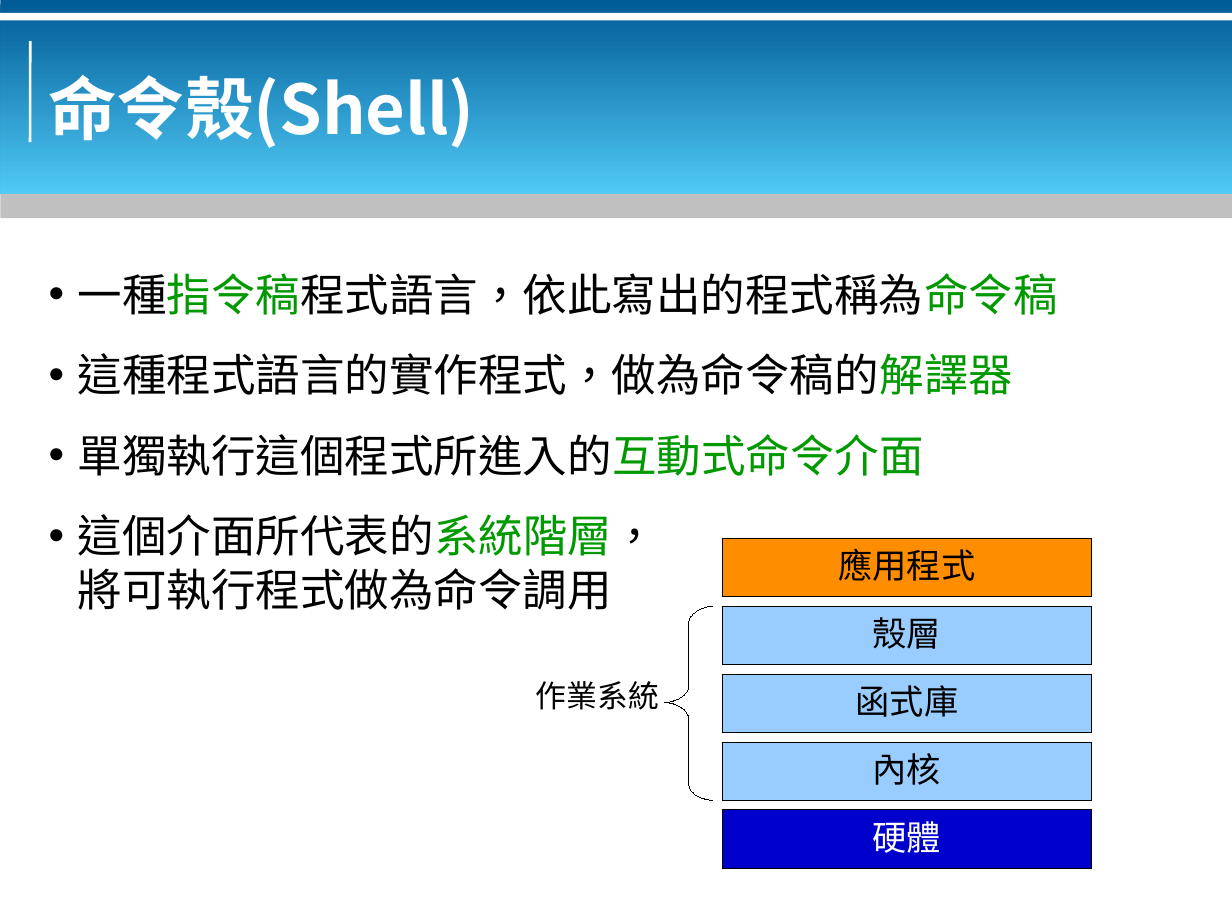
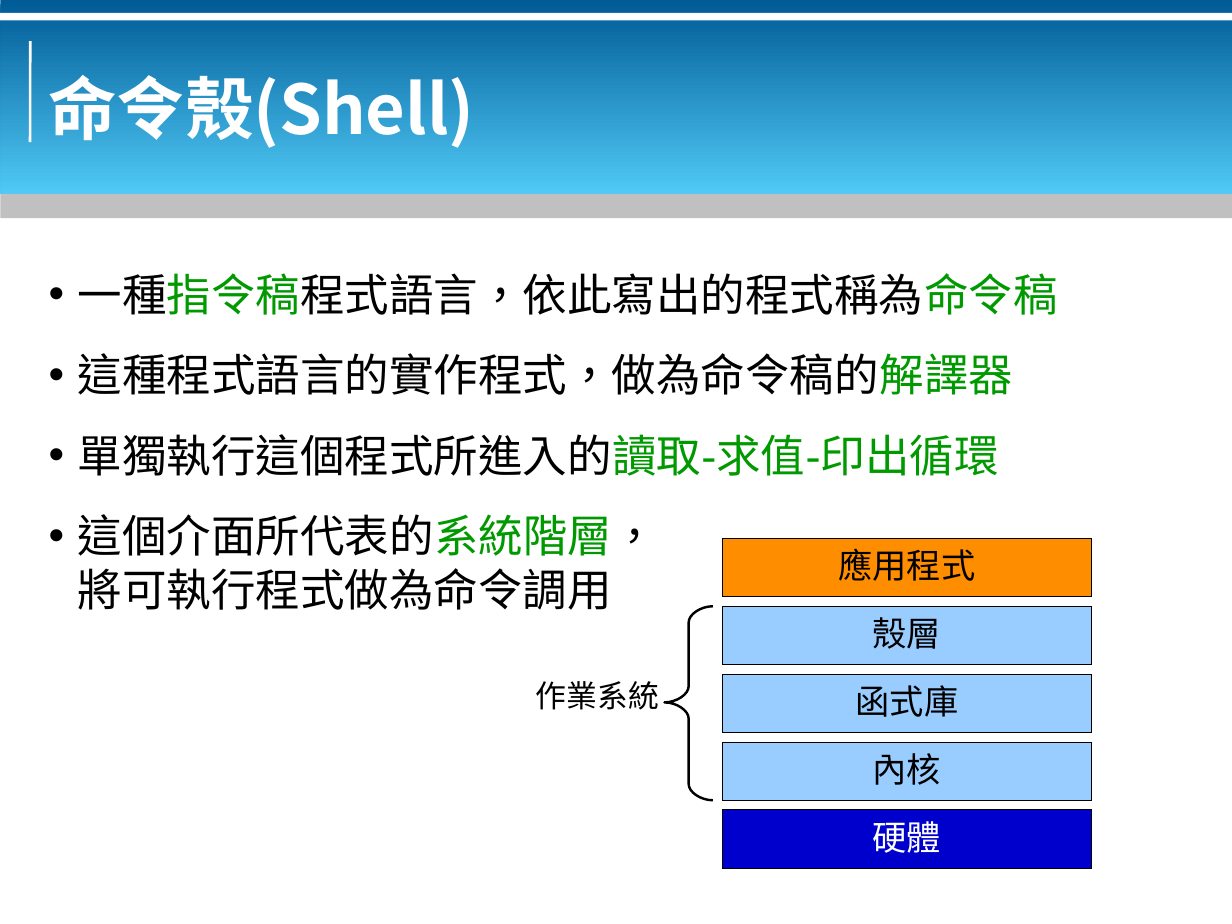
Before and after one commit to bluebat/.presentations, a slide deck: slide 3 of bash-basics.odp. Drawn at 1232x924 pixels with LibreOffice and Linux fonts; fonts in the diff are those of the drawing; background and template pictures are left out. Boxes give left, top, right and bottom in pixels: in the first picture for what was removed or moved away, otherwise in the second. Text is boxed around its words. In the diff, an @@ line names an element or a change of style, - is before the commit and + after.

```diff
--- a/bash-basics.odp
+++ b/bash-basics.odp
@@ text at (78,434,999,476): text changed @@
-• 單獨執行這個程式所進入的互動式命令介面
+• 單獨執行這個程式所進入的讀取-求值-印出循環
@@ freeform shape at (664,606,712,800): outline #000000 0 pt to #000000 1.42 pt @@
```
Also in this commit, not shown: 8 other slides changed.
